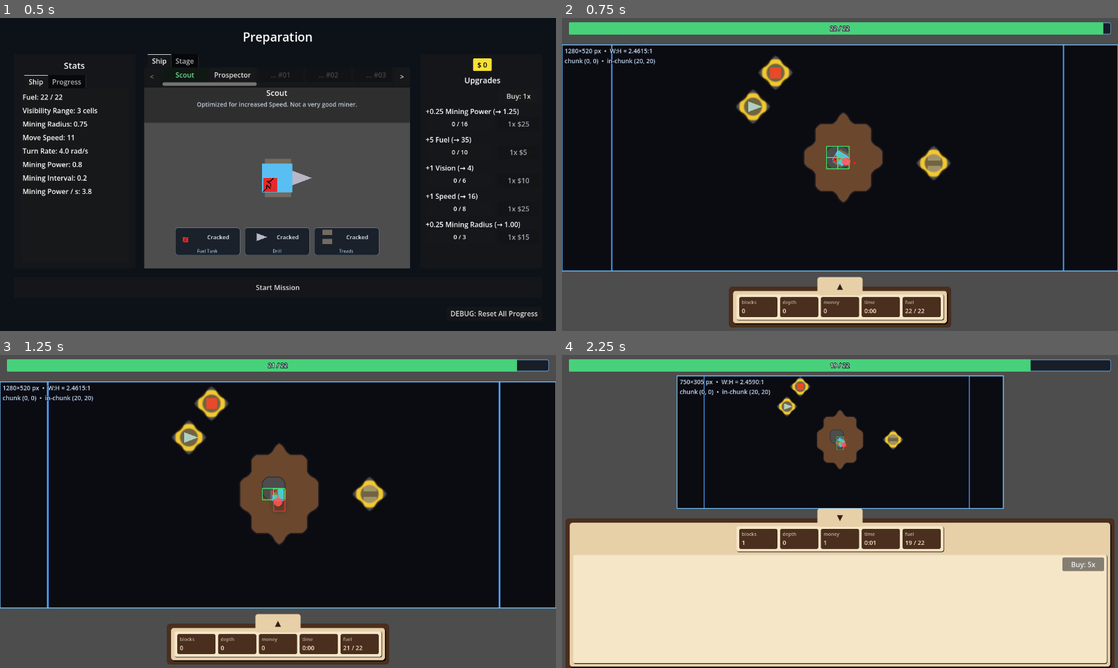
Above: before the commit, frames 1-4 (two rows, left to right).
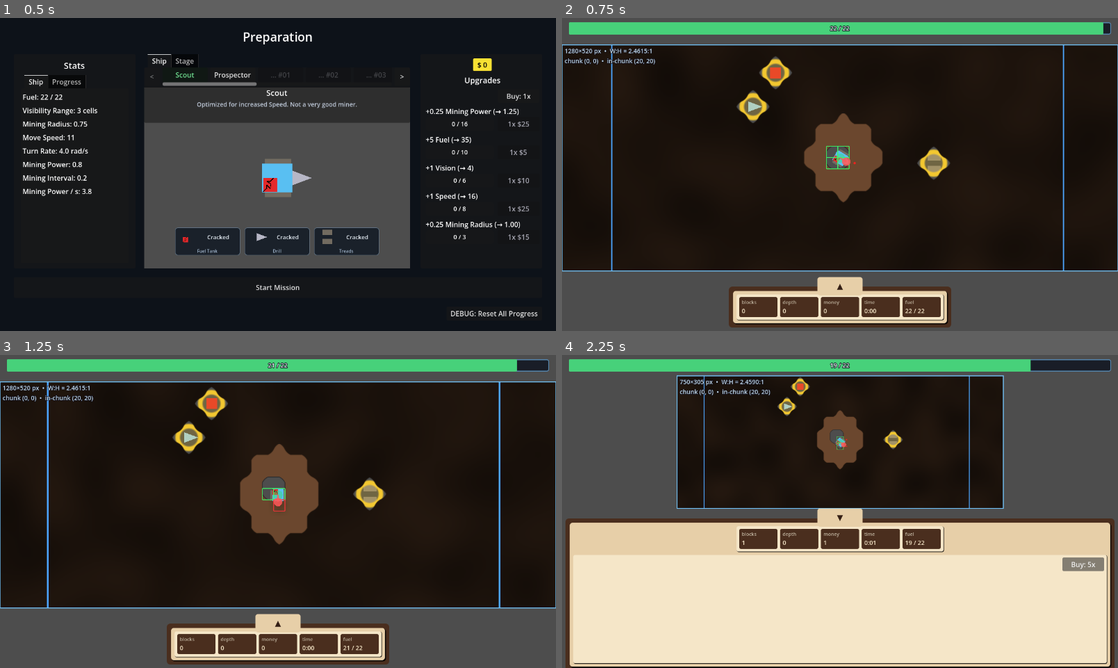
Above: after the commit, the same moments.

Repository: caboyd/blast_game
Game: Godot game, scene res://scenes/prep/Prep.tscn
Two runs of this game, one before a commit and one after it. Both use one fixed random seed, a clock stepped at 60 frames per second and the inputs below.
Inputs:
- Up to frame 1 (0.5 s): no input
- Up to frame 2 (0.75 s): click "Start Mission" at 0.5 s
- Up to frame 3 (1.25 s): no input
- Up to frame 4 (2.25 s): click "▲" at 1.25 s; click "Buy: 1x" at 2 s

Frame 1 is identical in both runs. In frame 2, 0.1% of the frame differs, in the area x 31-70%, y 12-52%; in frame 3, 0.1%, in the area x 30-70%, y 10-50%; in frame 4, less than 0.1%.

Commit message:
Update fog handling and visuals in MiningWorld and shaders
- Changed the fog overlay text in the DebugOverlay scene for clarity.
- Enhanced the MiningWorld script to manage fog colors and states, introducing new functions for setting fog shader colors.
- Added a new shader for fog of war with customizable parameters for visual effects.
- Refactored terrain and fog dirty flags to improve rendering efficiency and clarity in the update process.

Diff:
--- a/scenes/ui/DebugOverlay.tscn
+++ b/scenes/ui/DebugOverlay.tscn
@@ -59,4 +59,4 @@
 
 [node name="DisableFog" type="CheckButton" parent="Panel/VBox"]
 layout_mode = 2
-text = "Reveal map (temp)"
+text = "Hide fog overlay"
--- a/scripts/planets/Planet1.gd
+++ b/scripts/planets/Planet1.gd
@@ -110,6 +110,7 @@
 	_apply_game_viewport_layout()
 	if _mining_world:
 		_mining_world.configure_stage_generation(planet_id, Callable(self, "_generate_mining_world_chunk"))
+		_mining_world.set_fog_base_color(MiningWorld.TYPE_COLOR[MiningWorld.TYPE_DIRT])
 	_spawn_mission_ship()
 	if _ship and _mining_world:
 		_ship.grid = _mining_world
--- a/scripts/world/MiningWorld.gd
+++ b/scripts/world/MiningWorld.gd
@@ -34,6 +34,14 @@
 	"res://scenes/ship_parts/ground/global_part_ground_pickup.tscn"
 )
 
+
+static func fog_dark_tint_for_mid(mid: Color) -> Color:
+	var r: float = mid.r * 0.09
+	var g: float = mid.g * 0.09
+	var b: float = mid.b * 0.09
+	return Color(clampf(r, 0.0, 1.0), clampf(g, 0.0, 1.0), clampf(b, 0.0, 1.0), 1.0)
+
+
 ## World-space center of the square covered by one chunk (`CHUNK_SIZE` cells per side).
 static func get_chunk_center_world(chunk: Vector2i) -> Vector2:
 	var s: float = float(CHUNK_SIZE) * CELL_SIZE_PX
@@ -68,7 +76,10 @@
 var _mask_texture: ImageTexture
 var _type_texture: ImageTexture
 var _reveal_texture: ImageTexture
-var _visual_dirty: bool = true
+var _terrain_dirty: bool = true
+var _fog_dirty: bool = true
+var _fog_mid: Color = TYPE_COLOR[TYPE_DIRT]
+var _fog_dark: Color = fog_dark_tint_for_mid(TYPE_COLOR[TYPE_DIRT])
 
 var _reveal_dirty_chunks: Dictionary = {} # Vector2i -> true
 var _reveal_save_accum: float = 0.0
@@ -92,7 +103,6 @@
 	var fog: Sprite2D = _fog_visual if _fog_visual else get_node_or_null("FogVisual") as Sprite2D
 	if fog:
 		fog.visible = not GameStatistics.debug_fog_disabled
-	_visual_dirty = true
 
 
 func _exit_tree() -> void:
@@ -127,7 +137,23 @@
 	_reveal_dirty_chunks.clear()
 	_reveal_save_accum = 0.0
 	_load_persisted_reveals()
-	_visual_dirty = true
+	_terrain_dirty = true
+	_fog_dirty = true
+
+
+## Sets the main fog tint and derives `fog_dark` as a deep, same-hue layer (e.g. planet1 → dirt).
+func set_fog_base_color(color: Color) -> void:
+	var rgb := Color(color.r, color.g, color.b, 1.0)
+	_fog_mid = rgb
+	_fog_dark = fog_dark_tint_for_mid(rgb)
+	_push_fog_shader_colors()
+
+
+## Sets both fog shader colors explicitly (matches `fog_mid` / `fog_dark` uniforms on `fog_of_war_marching.gdshader`).
+func set_fog_shader_colors(mid: Color, dark: Color) -> void:
+	_fog_mid = Color(mid.r, mid.g, mid.b, 1.0)
+	_fog_dark = Color(dark.r, dark.g, dark.b, 1.0)
+	_push_fog_shader_colors()
 
 
 func _floor_div(a: int, b: int) -> int:
@@ -179,6 +205,7 @@
 		_chunk_generator.call(self, chunk, rng, chunk_data)
 	else:
 		fill_chunk_with_type(chunk_data, TYPE_DIRT)
+	_terrain_dirty = true
 
 
 func fill_chunk_with_type(chunk_data: Dictionary, type_id: int) -> void:
@@ -462,7 +489,7 @@
 			var idx: int = _cell_to_local_in_chunk(c, ch)
 			cells_ba[idx] = TYPE_DIRT
 			hp_ba[idx] = dirt_hp
-	_visual_dirty = true
+	_terrain_dirty = true
 
 
 func _load_persisted_reveals() -> void:
@@ -476,7 +503,7 @@
 		var lim: int = mini(rev.size(), barr.size())
 		for i in lim:
 			rev[i] = barr[i]
-	_visual_dirty = true
+	_fog_dirty = true
 
 
 ## Mineable block types for prep UI (per-stage list; uses TYPE_MAX_HP / TYPE_MONEY).
@@ -558,7 +585,7 @@
 			hp_removed_total += _damage_cell_abs(c, damage)
 
 	if hp_removed_total > 0:
-		_visual_dirty = true
+		_terrain_dirty = true
 	return hp_removed_total
 
 
@@ -568,7 +595,7 @@
 		return 0
 	var hp_removed: int = _damage_cell_abs(world_pos_to_cell(world_pos), damage)
 	if hp_removed > 0:
-		_visual_dirty = true
+		_terrain_dirty = true
 	return hp_removed
 
 
@@ -591,7 +618,7 @@
 			if _cell_world_rect_overlaps_hull(cx, cy, world_hull):
 				hp_removed_total += _damage_cell_abs(Vector2i(cx, cy), damage)
 	if hp_removed_total > 0:
-		_visual_dirty = true
+		_terrain_dirty = true
 	return hp_removed_total
 
 
@@ -715,7 +742,7 @@
 			if _set_cell_type_empty_silent(Vector2i(cx, cy)):
 				any = true
 	if any:
-		_visual_dirty = true
+		_terrain_dirty = true
 
 
 ## True if any solid cell’s world AABB intersects the circle (Chunks are ensured so overlap isn’t missed.)
@@ -773,7 +800,7 @@
 					continue
 			hp_total += _damage_cell_abs(cell_v, damage)
 	if hp_total > 0:
-		_visual_dirty = true
+		_terrain_dirty = true
 	return hp_total
 
 
@@ -810,8 +837,6 @@
 
 
 func update_vision(center_world: Vector2, radius_cells: int) -> void:
-	if GameStatistics.debug_fog_disabled:
-		return
 	var cc := world_pos_to_cell(center_world)
 	var r2: int = radius_cells * radius_cells
 	var any_new: bool = false
@@ -834,7 +859,7 @@
 					GameSession.mark_block_type_discovered(stage_id, t)
 				any_new = true
 	if any_new:
-		_visual_dirty = true
+		_fog_dirty = true
 
 
 ## Visible world rectangle in pixels (SubViewport / camera space).
@@ -857,14 +882,18 @@
 	if size_changed:
 		_view_size_cells = new_size
 		_resize_view_textures(new_size.x, new_size.y)
-		_visual_dirty = true
+		_terrain_dirty = true
+		_fog_dirty = true
 
 	if origin_changed or size_changed:
 		_update_visual_positions()
-		_visual_dirty = true
-
-	if _visual_dirty:
-		_rebuild_view_textures()
+		_terrain_dirty = true
+		_fog_dirty = true
+
+	if _terrain_dirty:
+		_rebuild_terrain_textures()
+	if _fog_dirty:
+		_rebuild_fog_texture()
 
 
 func _resize_view_textures(w: int, h: int) -> void:
@@ -908,7 +937,10 @@
 		sm.set_shader_parameter("type_tex", _type_texture)
 		sm.set_shader_parameter("fuel_world_origin", Vector2(_view_origin_cell))
 	if _fog_visual != null and _fog_visual.material is ShaderMaterial:
-		(_fog_visual.material as ShaderMaterial).set_shader_parameter("reveal_tex", _reveal_texture)
+		var fsm: ShaderMaterial = _fog_visual.material as ShaderMaterial
+		fsm.set_shader_parameter("reveal_tex", _reveal_texture)
+		fsm.set_shader_parameter("fog_world_origin", Vector2(_view_origin_cell))
+		_push_fog_shader_colors()
 
 
 func _init_visuals() -> void:
@@ -929,10 +961,12 @@
 
 	if _fog_visual:
 		var fsm := ShaderMaterial.new()
-		var fsh: Shader = load("res://shaders/fog_of_war.gdshader")
+		var fsh: Shader = load("res://shaders/fog_of_war_marching.gdshader")
 		if fsh:
 			fsm.shader = fsh
 			fsm.set_shader_parameter("reveal_tex", _reveal_texture)
+			fsm.set_shader_parameter("fog_world_origin", Vector2(_view_origin_cell))
+			_push_fog_shader_colors(fsm)
 		_fog_visual.material = fsm
 		_fog_visual.texture_filter = CanvasItem.TEXTURE_FILTER_NEAREST
 		_update_visual_positions()
@@ -948,14 +982,24 @@
 	sm.set_shader_parameter("type_colors", pc)
 
 
-func _rebuild_view_textures() -> void:
+func _push_fog_shader_colors(sm: ShaderMaterial = null) -> void:
+	var fsm: ShaderMaterial = sm
+	if fsm == null:
+		if _fog_visual == null or not (_fog_visual.material is ShaderMaterial):
+			return
+		fsm = _fog_visual.material as ShaderMaterial
+
+	fsm.set_shader_parameter("fog_mid", _fog_mid)
+	fsm.set_shader_parameter("fog_dark", _fog_dark)
+
+
+func _rebuild_terrain_textures() -> void:
 	if _mask_image == null or _view_size_cells.x < 1:
 		return
 	var ox: int = _view_origin_cell.x
 	var oy: int = _view_origin_cell.y
 	var w: int = _view_size_cells.x
 	var h: int = _view_size_cells.y
-	var debug_reveal_all: bool = GameStatistics.debug_fog_disabled
 
 	for iy in h:
 		for ix in w:
@@ -965,18 +1009,8 @@
 			var data: Dictionary = _chunks[ch]
 			var cells: PackedByteArray = data["cells"]
 			var hparr: PackedByteArray = data["hp"]
-			var rev: PackedByteArray = data["revealed"]
 			var idx: int = _cell_to_local_in_chunk(wc, ch)
 			var t: int = int(cells[idx])
-			var revealed: bool = debug_reveal_all or int(rev[idx]) != 0
-
-			if not revealed:
-				_mask_image.set_pixel(ix, iy, Color(0, 0, 0, 1))
-				_type_image.set_pixel(ix, iy, Color(0, 0, 0, 1))
-				_reveal_image.set_pixel(ix, iy, Color(0, 0, 0, 1))
-				continue
-
-			_reveal_image.set_pixel(ix, iy, Color(1, 1, 1, 1))
 
 			if t == TYPE_EMPTY:
 				_mask_image.set_pixel(ix, iy, Color(0, 0, 0, 1))
@@ -991,10 +1025,34 @@
 
 	_mask_texture.update(_mask_image)
 	_type_texture.update(_type_image)
+
+	_sync_shader_texture_params()
+	_terrain_dirty = false
+
+
+func _rebuild_fog_texture() -> void:
+	if _reveal_image == null or _view_size_cells.x < 1:
+		return
+	var ox: int = _view_origin_cell.x
+	var oy: int = _view_origin_cell.y
+	var w: int = _view_size_cells.x
+	var h: int = _view_size_cells.y
+
+	for iy in h:
+		for ix in w:
+			var wc := Vector2i(ox + ix, oy + iy)
+			var ch := _cell_to_chunk_coord(wc)
+			_ensure_chunk(ch)
+			var data: Dictionary = _chunks[ch]
+			var rev: PackedByteArray = data["revealed"]
+			var idx: int = _cell_to_local_in_chunk(wc, ch)
+			var revealed: bool = int(rev[idx]) != 0
+			_reveal_image.set_pixel(ix, iy, Color(1, 1, 1, 1) if revealed else Color(0, 0, 0, 1))
+
 	_reveal_texture.update(_reveal_image)
 
 	_sync_shader_texture_params()
-	_visual_dirty = false
+	_fog_dirty = false
 
 
 func stage_rng_seed(salt_a: int, salt_b: int = 0) -> int:
--- /dev/null
+++ b/shaders/fog_of_war_marching.gdshader
@@ -0,0 +1,129 @@
+shader_type canvas_item;
+
+uniform sampler2D reveal_tex : filter_nearest;
+uniform vec2 fog_world_origin = vec2(0.0, 0.0);
+// Planet-tinted fog: mid = main haze tint, dark = deep shadow layer (see MiningWorld.set_fog_shader_colors).
+uniform vec4 fog_mid : source_color = vec4(0.42, 0.28, 0.18, 1.0);
+uniform vec4 fog_dark : source_color = vec4(0.038, 0.025, 0.016, 1.0);
+uniform float edge_soft : hint_range(0.0, 0.5) = 0.13;
+uniform float edge_alpha_fade : hint_range(0.0, 1.0) = 0.58;
+// How much the dark layer sits over the base fog tint (0 = base only, 1 = dark only).
+uniform float dark_overlay : hint_range(0.0, 1.0) = 0.82;
+// Global brightness pulse amplitude (0.02 ~= +/-2% intensity).
+uniform float pulse_amplitude : hint_range(0.0, 0.1) = 0.02;
+uniform float pulse_speed : hint_range(0.0, 4.0) = 0.4;
+// Two simplex fields (lower scale = bigger blobs). Pulse crossfades between them.
+uniform float noise_scale_a : hint_range(0.003, 0.3) = 0.098;
+uniform float noise_scale_b : hint_range(0.003, 0.3) = 0.105;
+uniform vec2 noise_b_offset = vec2(47.23, 108.91);
+// Drift velocity per noise layer (noise UV units / sec); magnitude controls slowness.
+uniform vec2 noise_drift_a = vec2(0.217, 0.110);
+uniform vec2 noise_drift_b = vec2(-0.213, 0.116);
+uniform float noise_strength : hint_range(0.0, 0.25) = 0.355;
+// Mix factor swings within [0.5 ± 0.5 * depth]: depth 1 = full A↔B, depth 0 = frozen 50/50 blend.
+uniform float noise_pulse_speed : hint_range(0.1, 4.0) = 1.55;
+uniform float noise_pulse_depth : hint_range(0.0, 1.0) = 0.2;
+
+vec3 mod289_3(vec3 x) {
+	return x - floor(x * (1.0 / 289.0)) * 289.0;
+}
+
+vec2 mod289_2(vec2 x) {
+	return x - floor(x * (1.0 / 289.0)) * 289.0;
+}
+
+vec3 permute289(vec3 x) {
+	return mod289_3(((x * 34.0) + 1.0) * x);
+}
+
+// Ian McEwan / Ashima Arts — 2D simplex, ~[-1, 1].
+float simplex_noise_2d(vec2 v) {
+	const vec4 C = vec4(
+			0.211324865405187,
+			0.366025403784439,
+			-0.577350269189626,
+			0.024390243902439);
+	vec2 i = floor(v + dot(v, C.yy));
+	vec2 x0 = v - i + dot(i, C.xx);
+	vec2 i1 = (x0.x > x0.y) ? vec2(1.0, 0.0) : vec2(0.0, 1.0);
+	vec4 x12 = x0.xyxy + C.xxzz;
+	x12.xy -= i1;
+	i = mod289_2(i);
+	vec3 p = permute289(
+			permute289(i.y + vec3(0.0, i1.y, 1.0)) + i.x + vec3(0.0, i1.x, 1.0));
+	vec3 m = max(
+			0.5 - vec3(dot(x0, x0), dot(x12.xy, x12.xy), dot(x12.zw, x12.zw)),
+			0.0);
+	m = m * m;
+	m = m * m;
+	vec3 x = 2.0 * fract(p * C.www) - 1.0;
+	vec3 h = abs(x) - 0.5;
+	vec3 ox = floor(x + 0.5);
+	vec3 a0 = x - ox;
+	m *= 1.79284291400159 - 0.85373472095314 * (a0 * a0 + h * h);
+	vec3 g;
+	g.x = a0.x * x0.x + h.x * x0.y;
+	g.yz = a0.yz * x12.xz + h.yz * x12.yw;
+	return 130.0 * dot(m, g);
+}
+
+float blend_noise(vec2 world_xy) {
+	vec2 va = TIME * noise_drift_a;
+	vec2 vb = TIME * noise_drift_b;
+	float na = simplex_noise_2d(world_xy * noise_scale_a + va);
+	float nb = simplex_noise_2d(world_xy * noise_scale_b + noise_b_offset + vb);
+	float wb = 0.5 + sin(TIME * noise_pulse_speed) * 0.5 * noise_pulse_depth;
+	return mix(na, nb, wb);
+}
+
+float sample_reveal(ivec2 t, ivec2 tex_size) {
+	t = clamp(t, ivec2(0), tex_size - ivec2(1));
+	return texelFetch(reveal_tex, t, 0).r;
+}
+
+float reveal_gradient_length(float s00, float s10, float s01, float s11, vec2 f) {
+	float dx = mix(s10 - s00, s11 - s01, f.y);
+	float dy = mix(s01 - s00, s11 - s10, f.x);
+	return max(length(vec2(dx, dy)), 0.001);
+}
+
+void fragment() {
+	ivec2 tex_size = textureSize(reveal_tex, 0);
+	if (tex_size.x < 1 || tex_size.y < 1) {
+		vec3 rgb = mix(fog_mid.rgb, fog_dark.rgb, dark_overlay);
+		float n = blend_noise(fog_world_origin);
+		rgb *= 1.0 + n * noise_strength;
+		float pulse = 1.0 + sin(TIME * pulse_speed) * pulse_amplitude;
+		COLOR = vec4(rgb * pulse, 1.0);
+	} else {
+		vec2 p = UV * vec2(float(tex_size.x), float(tex_size.y)) - vec2(0.5);
+		vec2 fp = floor(p);
+		vec2 f = p - fp;
+		ivec2 cell = ivec2(int(fp.x), int(fp.y));
+
+		float s00 = sample_reveal(cell + ivec2(0, 0), tex_size);
+		float s10 = sample_reveal(cell + ivec2(1, 0), tex_size);
+		float s01 = sample_reveal(cell + ivec2(0, 1), tex_size);
+		float s11 = sample_reveal(cell + ivec2(1, 1), tex_size);
+
+		float reveal = mix(mix(s00, s10, f.x), mix(s01, s11, f.x), f.y);
+		float threshold = 0.5;
+		float edge_width = max(edge_soft, 0.001);
+		float signed_edge_distance = (reveal - threshold) / reveal_gradient_length(s00, s10, s01, s11, f);
+		float fog_alpha = 1.0 - smoothstep(-edge_width, edge_width, signed_edge_distance);
+		if (fog_alpha <= 0.001) {
+			discard;
+		}
+
+		vec3 fog_rgb = mix(fog_mid.rgb, fog_dark.rgb, dark_overlay);
+		float n = blend_noise(fog_world_origin + p);
+		fog_rgb *= 1.0 + n * noise_strength;
+		float pulse = 1.0 + sin(TIME * pulse_speed) * pulse_amplitude;
+		fog_rgb *= pulse;
+
+		float edge_density = smoothstep(0.0, 1.0, fog_alpha);
+		float edge_fade = smoothstep(0.0, edge_alpha_fade, fog_alpha);
+		float alpha = mix(0.0, 1.0, edge_fade) * mix(0.90, 1.0, edge_density);
+		COLOR = vec4(fog_rgb, alpha);
+	}
+}
